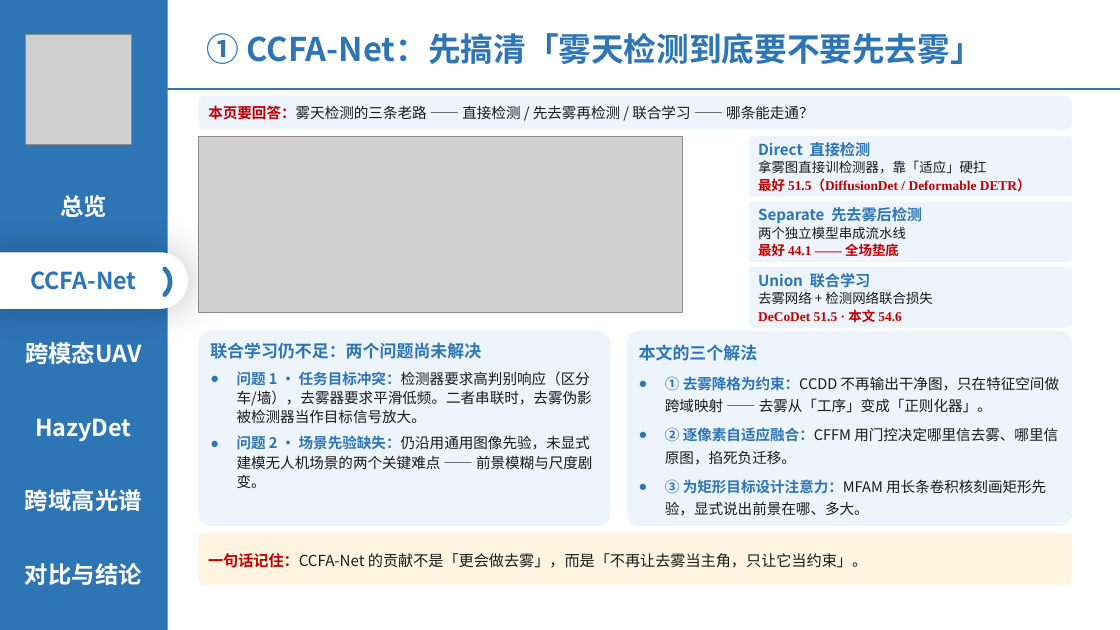
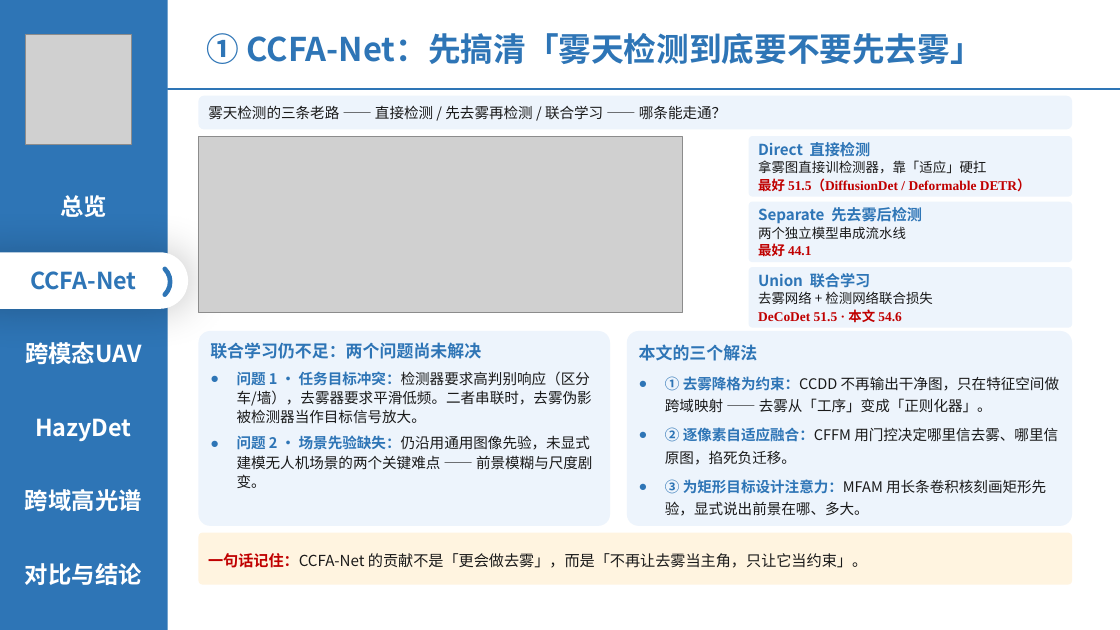
Before and after one commit to 139876/paper-notes, a slide deck: slide 5 of 论文精读/3-HazyDet精读/附件/四篇论文-组会汇报.pptx. Drawn at 1120x630 pixels with LibreOffice and Linux fonts; fonts in the diff are those of the drawing; grey boxes stand for pictures. Boxes give left, top, right and bottom in pixels: in the first picture for what was removed or moved away, otherwise in the second. Text is boxed around its words. In the diff, an @@ line names an element or a change of style, - is before the commit and + after.

Commit message:
笔记自动同步: 2026-11-18 17:58:53
Affected files:
论文精读/3-HazyDet精读/附件/四篇论文-组会汇报.pptx

```diff
--- a/论文精读/3-HazyDet精读/附件/四篇论文-组会汇报.pptx
+++ b/论文精读/3-HazyDet精读/附件/四篇论文-组会汇报.pptx
@@ text in rounded rectangle at <box>208,105,726,119</box>: text changed @@
-本页要回答：雾天检测的三条老路 —— 直接检测 / 先去雾再检测 / 联合学习 —— 哪条能走通？
+雾天检测的三条老路 —— 直接检测 / 先去雾再检测 / 联合学习 —— 哪条能走通？
@@ text in rounded rectangle at <box>758,243,811,256</box>: text changed @@
-最好 44.1 —— 全场垫底
+最好 44.1
```
